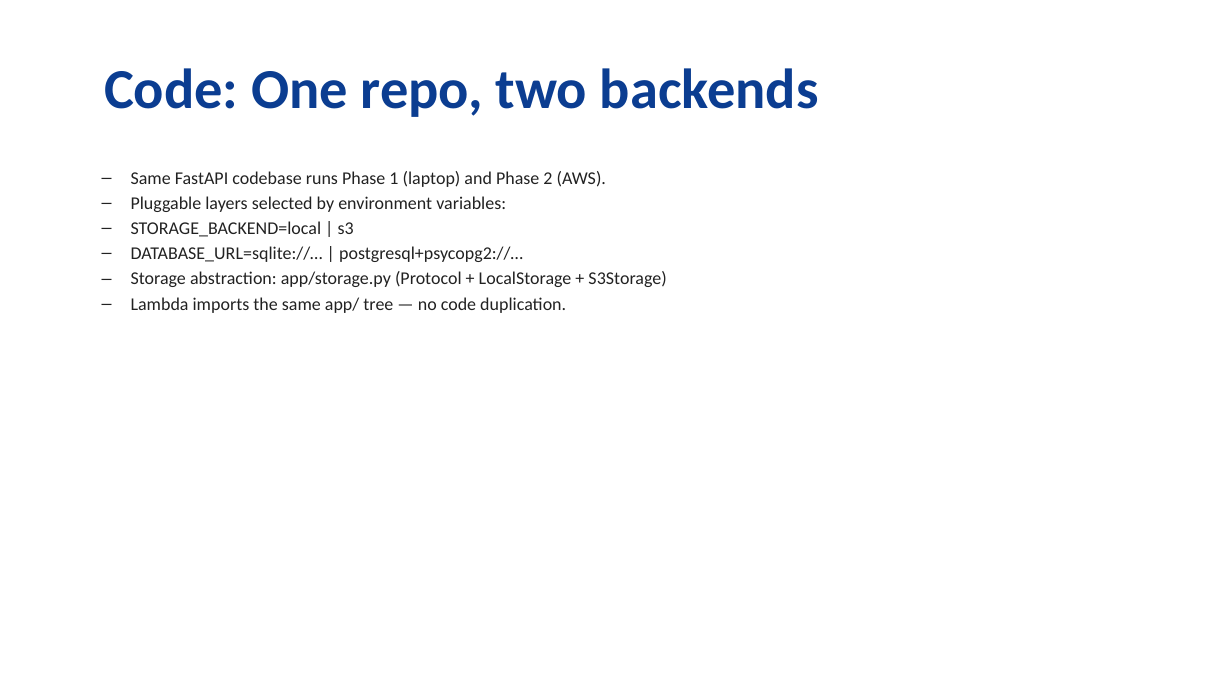
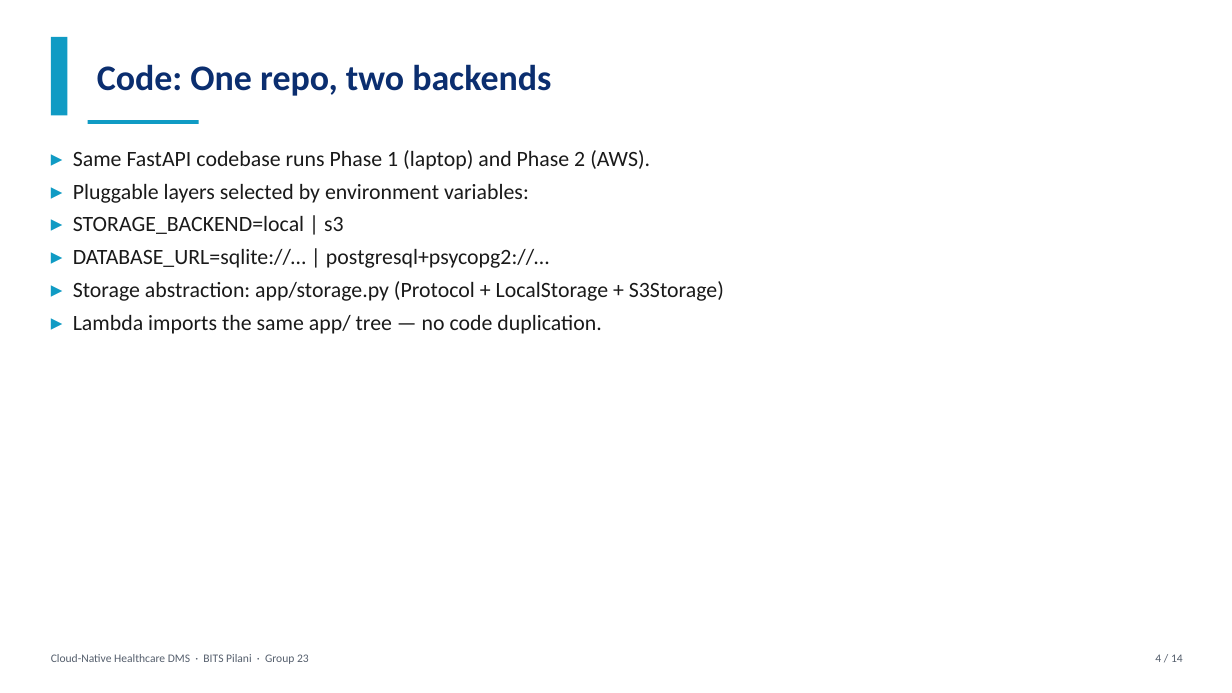
Before and after one commit to avanishpsingh/cloud-health-dms, a slide deck: slide 4 of report/CC_Project_PPT_Group23.pptx. Drawn at 1232x693 pixels with LibreOffice and Linux fonts; fonts in the diff are those of the drawing. Boxes give left, top, right and bottom in pixels: in the first picture for what was removed or moved away, otherwise in the second. Text is boxed around its words. In the diff, an @@ line names an element or a change of style, - is before the commit and + after.

```diff
--- a/report/CC_Project_PPT_Group23.pptx
+++ b/report/CC_Project_PPT_Group23.pptx
@@ rectangle added at box(51, 37, 67, 116), fill #109BC4 @@
@@ text "Code: One repo, two backends": place and size @@
-text "Code: One repo, two backends" at box(104, 68, 819, 117)
+text "Code: One repo, two backends" at box(97, 64, 551, 96)
@@ text "Code: One repo, two backends" at box(97, 64, 551, 96): size 44 to 28 pt, text colour #0B3D91 to #0B2E6F; alignment centre to left @@
@@ rectangle added at box(88, 120, 199, 124), fill #109BC4 @@
@@ text at box(73, 150, 724, 334): text changed; size 14 to 17 pt; text colour #222222 to #1A1A1A @@
-  – Same FastAPI codebase runs Phase 1 (laptop) and Phase 2 (AWS).
-  – Pluggable layers selected by environment variables:
-  – STORAGE_BACKEND=local | s3
-  – DATABASE_URL=sqlite://… | postgresql+psycopg2://…
-  – Storage abstraction: app/storage.py (Protocol + LocalStorage + S3Storage)
-  – Lambda imports the same app/ tree — no code duplication.
+▸ Same FastAPI codebase runs Phase 1 (laptop) and Phase 2 (AWS).
+▸ Pluggable layers selected by environment variables:
+▸ STORAGE_BACKEND=local | s3
+▸ DATABASE_URL=sqlite://… | postgresql+psycopg2://…
+▸ Storage abstraction: app/storage.py (Protocol + LocalStorage + S3Storage)
+▸ Lambda imports the same app/ tree — no code duplication.
@@ text added at box(51, 654, 309, 664), 9 pt, text #555F6D @@
+Cloud-Native Healthcare DMS · BITS Pilani · Group 23
@@ text added at box(1155, 654, 1183, 662), 9 pt, text #555F6D @@
+4 / 14
```
Also in this commit, not shown: 11 other slides changed, 2 slides added, 2 slides removed, 1 other file.
